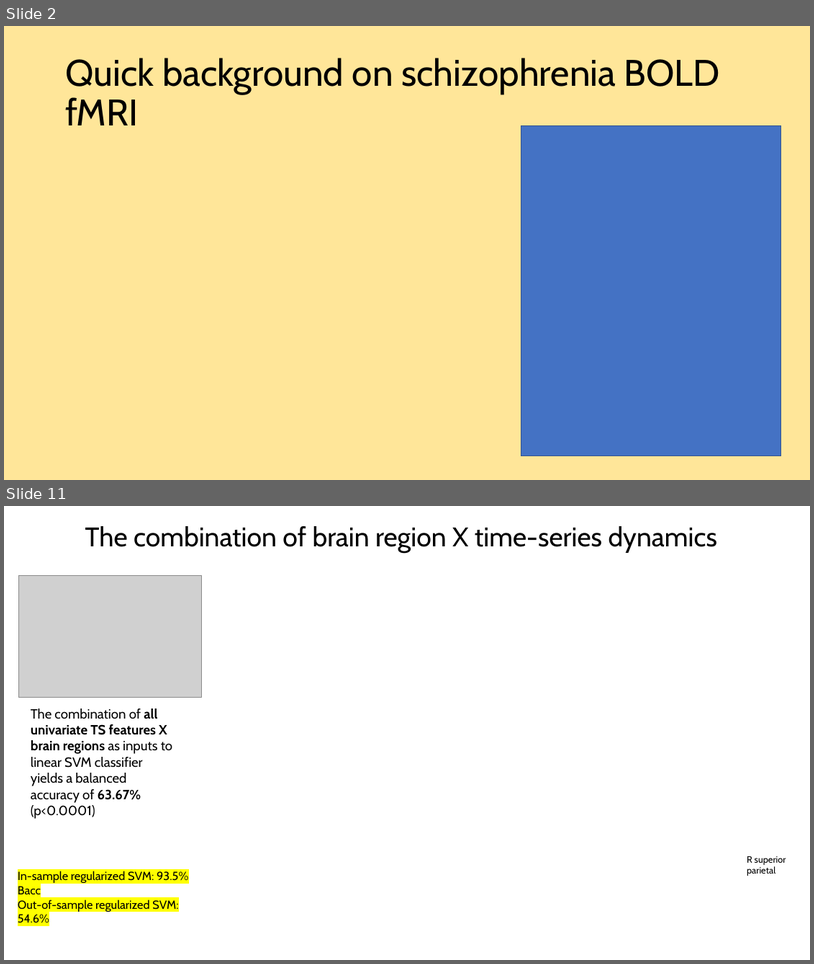
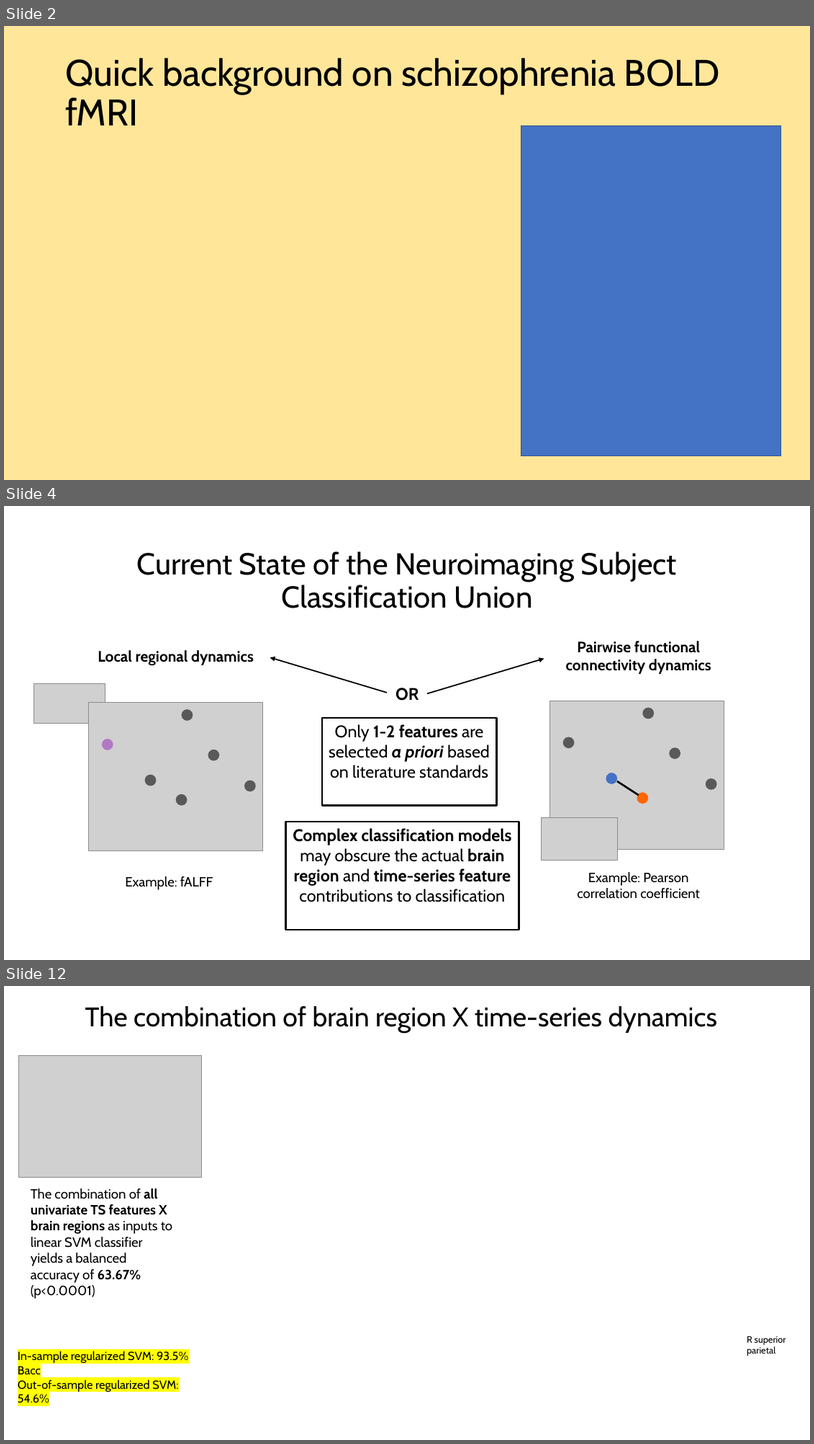
Before and after one commit to anniegbryant/CNS_2022, a slide deck: schizophrenia_classification_workshop/Workshop_Talk.pptx. Shown one above the other, each under a label of ours: slides 2 and 11 before the commit, slides 2, 4 and 12 after it; the slides between them are not shown. The pictures are 814x964 and 814x1444 pixels, drawn with LibreOffice and Linux fonts; fonts in the diff are those of the drawing; grey boxes stand for pictures. Boxes give left, top, right and bottom in pixels: in the first picture for what was removed or moved away, otherwise in the second. Text is boxed around its words. In the diff, an @@ line names an element or a change of style, - is before the commit and + after.

```diff
--- a/schizophrenia_classification_workshop/Workshop_Talk.pptx
+++ b/schizophrenia_classification_workshop/Workshop_Talk.pptx
@@ slide 4 added at [4, 506, 810, 960], background #FFFFFF @@
@@ title added at [137, 551, 677, 608], 36 pt, text #000000 @@
+Current State of the Neuroimaging Subject Classification Union
@@ group added at [34, 650, 263, 890]: 6 ellipses, 2 pictures, 2 texts @@
+Example: fALFF
+Local regional dynamics
@@ group added at [541, 641, 725, 898]: 6 ellipses, 2 pictures, 2 texts, 1 line @@
+Example: Pearson correlation coefficient
+Pairwise functional connectivity dynamics
@@ arrow added from (387, 692) to (270, 657), #000000 1.5 pt @@
@@ arrow added from (427, 693) to (544, 659), #000000 1.5 pt @@
@@ text added at [396, 687, 419, 700], 20 pt, text #000000, bold @@
+OR
@@ rectangle added at [322, 718, 497, 806], outline #000000 2.25 pt, 20 pt, text #000000 @@
+Only 1-2 features are selected a priori based on literature standards
@@ rectangle added at [286, 821, 520, 929], outline #000000 2.25 pt, 20 pt, text #000000, bold @@
+Complex classification models may obscure the actual brain region and time-series feature contributions to classification
@@ what was slide 11 is now slide 12 @@
```
Also in this commit, not shown: 7 slides changed, 3 other slides added, 3 slides removed, 8 other files.
